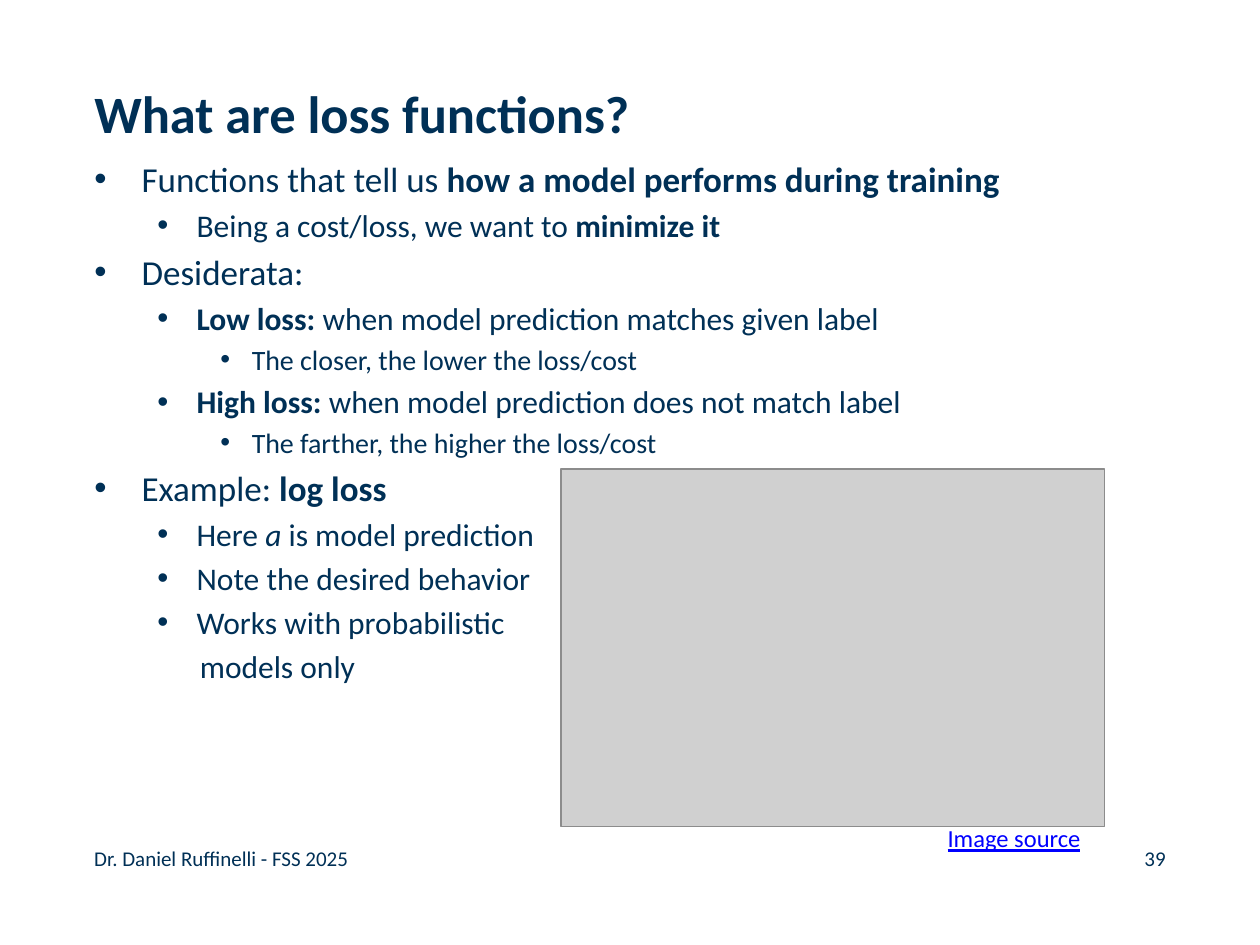
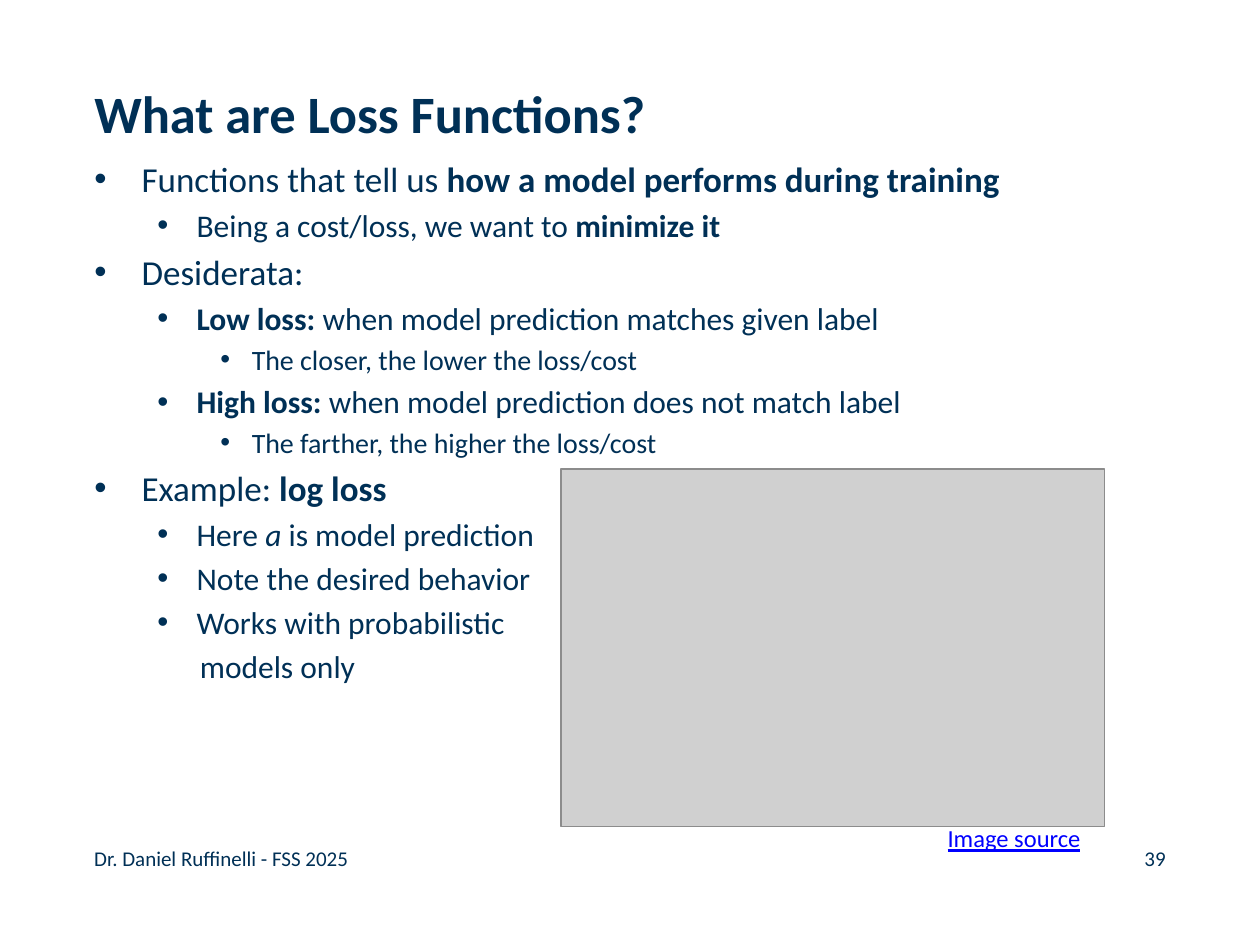
Before and after one commit to rufex2001/teaching_llms, a slide deck: slide 39 of lectures/02_ml_dl_word_embeddings/02_ml_dl_word_embeddings.pptx. Drawn at 1260x945 pixels with LibreOffice and Linux fonts; fonts in the diff are those of the drawing; grey boxes stand for pictures; background and template pictures are left out. Boxes give left, top, right and bottom in pixels: in the first picture for what was removed or moved away, otherwise in the second. Text is boxed around its words. In the diff, an @@ line names an element or a change of style, - is before the commit and + after.

```diff
--- a/lectures/02_ml_dl_word_embeddings/02_ml_dl_word_embeddings.pptx
+++ b/lectures/02_ml_dl_word_embeddings/02_ml_dl_word_embeddings.pptx
@@ title at bbox=[94, 96, 645, 134]: text changed @@
-What are loss functions?
+What are Loss Functions?
```
Also in this commit, not shown: 14 other slides changed, 1 other file.
